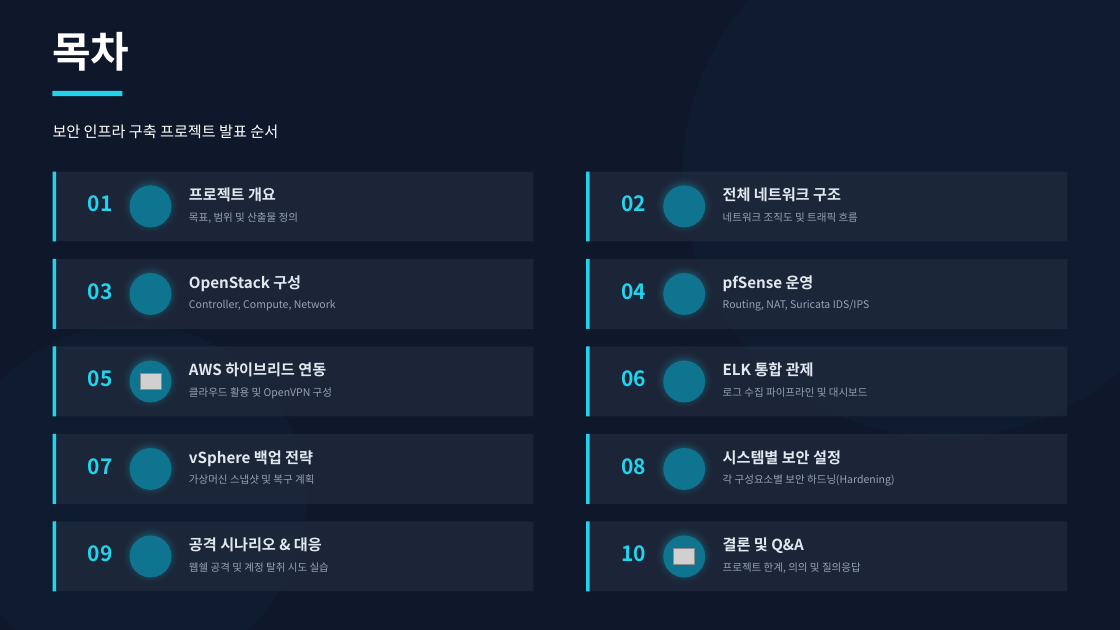
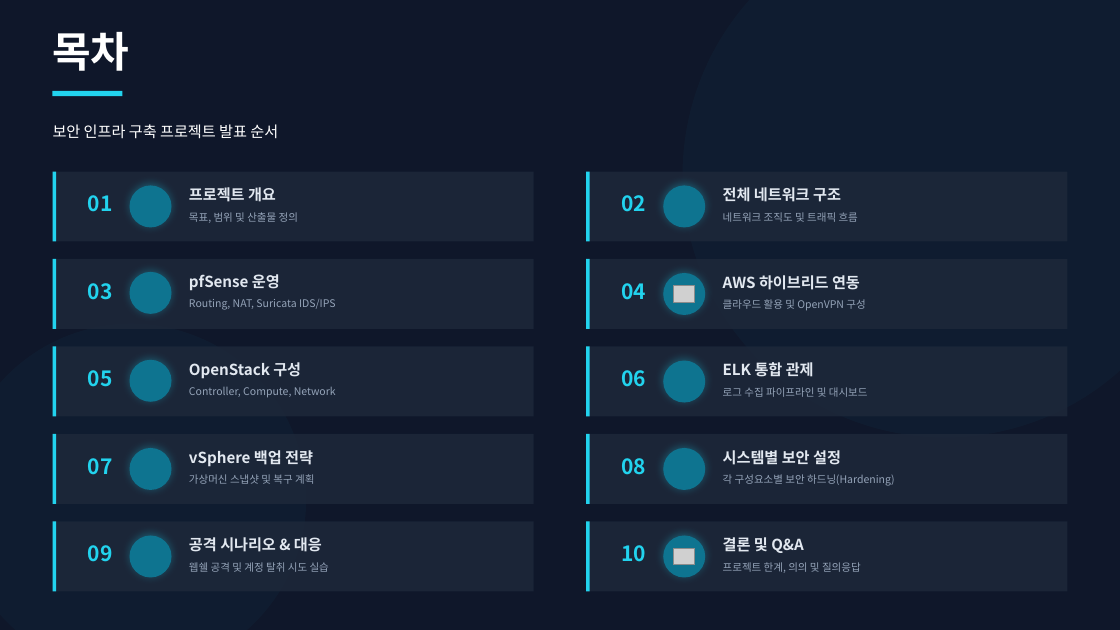
Before and after one commit to thddmstn/project, a slide deck: slide 2 of security_infrastructure_presentation_20260121114303.pptx. Drawn at 1120x630 pixels with LibreOffice and Linux fonts; fonts in the diff are those of the drawing; grey boxes stand for pictures; background and template pictures are left out. Boxes give left, top, right and bottom in pixels: in the first picture for what was removed or moved away, otherwise in the second. Text is boxed around its words. In the diff, an @@ line names an element or a change of style, - is before the commit and + after.

```diff
--- a/security_infrastructure_presentation_20260121114303.pptx
+++ b/security_infrastructure_presentation_20260121114303.pptx
@@ ellipse: place and size @@
-ellipse at [129,360,171,402]
+ellipse at [129,272,171,314]
@@ text "pfSense 운영": place and size @@
-text "pfSense 운영" at [723,275,814,292]
+text "pfSense 운영" at [189,274,280,291]
@@ text "Routing, NAT, Suricata IDS/IPS": place and size @@
-text "Routing, NAT, Suricata IDS/IPS" at [723,300,870,311]
+text "Routing, NAT, Suricata IDS/IPS" at [189,299,336,310]
@@ picture: place and size @@
-picture at [140,373,161,390]
+picture at [674,286,695,302]
@@ text "AWS 하이브리드 연동": place and size @@
-text "AWS 하이브리드 연동" at [189,362,326,377]
+text "AWS 하이브리드 연동" at [723,275,860,290]
@@ text "클라우드 활용 및 OpenVPN 구성": place and size @@
-text "클라우드 활용 및 OpenVPN 구성" at [189,387,332,399]
+text "클라우드 활용 및 OpenVPN 구성" at [723,299,865,311]
@@ 2 texts, 1 ellipse: place and size @@
-2 texts, 1 ellipse at [129,273,336,315]
+2 texts, 1 ellipse at [129,360,336,402]
```
Also in this commit, not shown: 3 other slides changed, 1 slide added.
